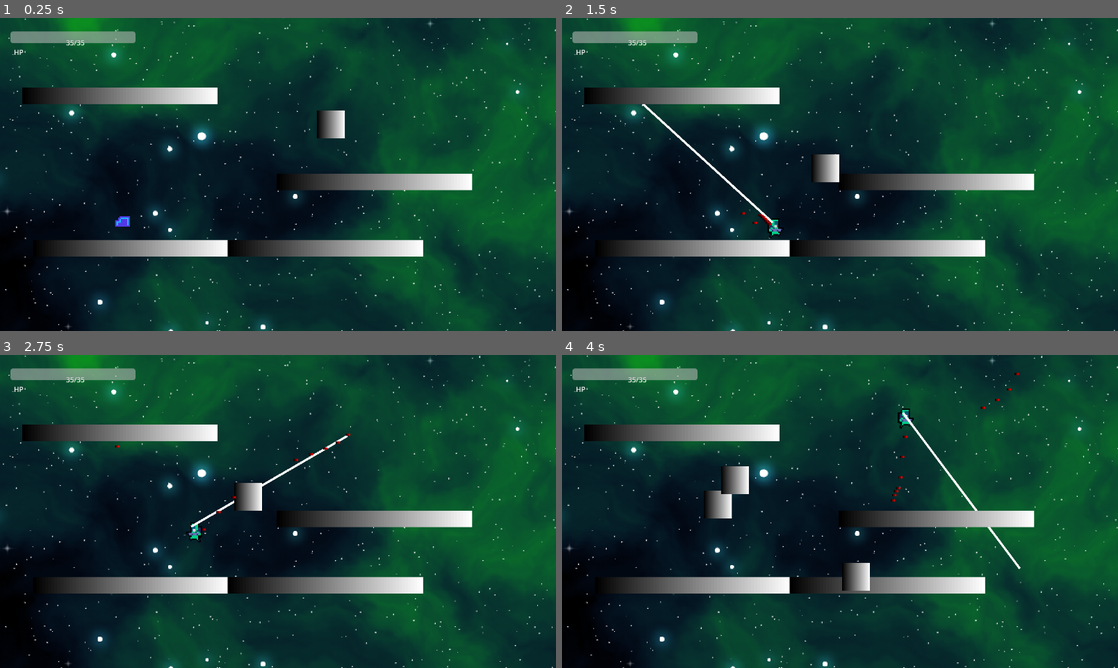
Above: before the commit, frames 1-4 (two rows, left to right).
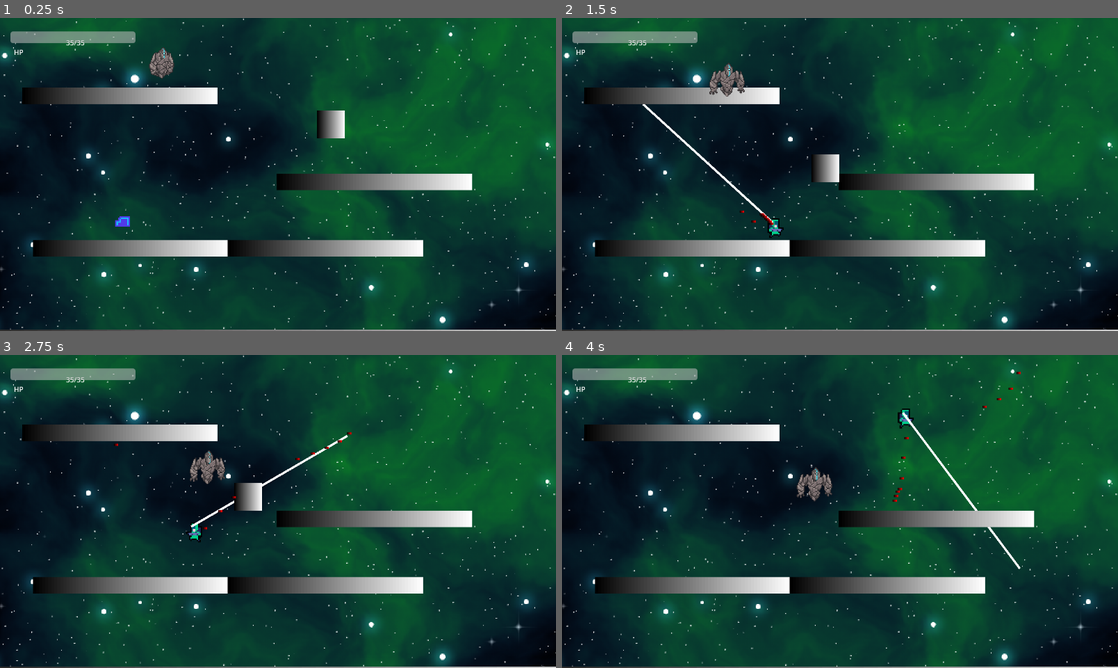
Above: after the commit, the same moments.

Repository: fer-hnndz/europa-game
Game: Godot game, scene res://scenes/TestScene.tscn
Two runs of this game, one before a commit and one after it. Both use one fixed random seed, a clock stepped at 60 frames per second and the inputs below.
Inputs (mouse positions are in pixels of both pictures, inside the frame that each line leads up to):
- Up to frame 1 (0.25 s): no input
- Up to frame 2 (1.5 s): tap Enter (ui_accept) at 0.5, 0.77 s; move the mouse to (962, 158) at 0.52 s; press the mouse at (962, 158) at 0.53 s; hold Right (ui_right) from 0.53 s (still down); move the mouse to (728, 190) at 1.27 s; release the mouse at (728, 190) at 1.28 s; click (728, 190) at 1.35 s
- Up to frame 3 (2.75 s): tap Enter (ui_accept) at 1.52 s; move the mouse to (333, 442) at 2.02 s; release Right (ui_right) at 2.03 s; press the mouse at (333, 442) at 2.03 s; hold Left (ui_left) from 2.03 s (still down)
- Up to frame 4 (4 s): move the mouse to (812, 574) at 2.77 s; release Left (ui_left) at 2.78 s; release the mouse at (812, 574) at 2.78 s; hold Right (ui_right) from 2.78 s (still down); click (812, 574) at 2.85 s; tap Enter (ui_accept) at 3.02, 3.77 s; move the mouse to (1006, 558) at 3.52 s; press the mouse at (1006, 558) at 3.53 s

The runs differ from the first frame. In frame 1, 37% of the frame differs, in the area x 0-100%, y 0-100%; in frame 2, 37%; in frame 3, 37%; in frame 4, 38%.

Commit message:
Se agrego enemigo golem

Diff:
--- a/scenes/TestScene.tscn
+++ b/scenes/TestScene.tscn
@@ -6,12 +6,17 @@
 [ext_resource type="PackedScene" uid="uid://d2n787c4rn0w2" path="res://scenes/characters/TestEnemy.tscn" id="3_1la1o"]
 [ext_resource type="Texture2D" uid="uid://djb6r1mikxhec" path="res://sprites/europa_bg.png" id="5_cgqab"]
 [ext_resource type="PackedScene" uid="uid://d1trffgcr05ky" path="res://scenes/menus/PlayerUI.tscn" id="6_u4f68"]
+[ext_resource type="PackedScene" uid="uid://ccileymwip7dk" path="res://scenes/characters/StoneGolem.tscn" id="7_hasi8"]
 
 [node name="TestScene" type="Node2D"]
 script = ExtResource("1_b8lxh")
 
 [node name="Player" parent="." instance=ExtResource("2_4vcyk")]
 position = Vector2(285, 497)
+
+[node name="PlayerUI" parent="." instance=ExtResource("6_u4f68")]
+offset_right = 1.0
+offset_bottom = 0.0
 
 [node name="TestPlatform" parent="." instance=ExtResource("1_chmcy")]
 position = Vector2(301, 530)
@@ -28,13 +33,29 @@
 [node name="TestPlatform4" parent="." instance=ExtResource("1_chmcy")]
 position = Vector2(749, 530)
 
+[node name="StoneGolem" parent="." instance=ExtResource("7_hasi8")]
+position = Vector2(374, 106)
+
+[node name="wall_left" parent="." instance=ExtResource("1_chmcy")]
+position = Vector2(-28, 377)
+rotation = 1.57079
+scale = Vector2(2.16, 1)
+
+[node name="wall_right" parent="." instance=ExtResource("1_chmcy")]
+position = Vector2(1308, 358)
+rotation = 1.57079
+scale = Vector2(2.16, 1)
+
+[node name="wall_top" parent="." instance=ExtResource("1_chmcy")]
+position = Vector2(3241.48, -60)
+scale = Vector2(20.7936, 1)
+
+[node name="wall_bot" parent="." instance=ExtResource("1_chmcy")]
+position = Vector2(663, 736)
+scale = Vector2(4.56, 1)
+
 [node name="EuropaBg" type="Sprite2D" parent="."]
 z_index = -1
-position = Vector2(749, 330)
+position = Vector2(595, 198)
 scale = Vector2(1.84, 1.84)
 texture = ExtResource("5_cgqab")
-
-[node name="PlayerUI" parent="." instance=ExtResource("6_u4f68")]
-z_index = 1
-offset_right = 1.0
-offset_bottom = 0.0
--- /dev/null
+++ b/scenes/characters/StoneGolem.gd
@@ -0,0 +1,60 @@
+extends CharacterBody2D
+var spawned = false
+var health = 82
+var player
+var SPEED = 2.2
+
+# Called when the node enters the scene tree for the first time.
+func _ready():
+	$AnimatedSprite2D.animation = "spawn"
+	$AnimatedSprite2D.frame = 0
+	$AnimatedSprite2D.play()
+	player = get_parent().get_node("Player")
+
+func add_damage(damage: float) -> void:
+	health -= damage
+	var t = Timer.new()
+
+	t.set_one_shot(true)
+	t.set_wait_time(0.5)
+
+	# No volver a empepzar animacion de damage si ya esta en proceso
+	if ($AnimatedSprite2D.animation == "damage"):
+		return
+
+	$AnimatedSprite2D.animation = "damage"
+	$AnimatedSprite2D.frame = 0
+	$AnimatedSprite2D.play()
+
+# Called every frame. 'delta' is the elapsed time since the previous frame.
+func _process(delta):
+
+	var finishedSpawnAnimation =$AnimatedSprite2D.frame == 7 and $AnimatedSprite2D.animation == "spawn"
+	var finishedDamageAnimation = $AnimatedSprite2D.frame == 3 and $AnimatedSprite2D.animation == "damage"
+
+	if (finishedSpawnAnimation):
+		$AnimatedSprite2D.animation = "idle"
+		$AnimatedSprite2D.frame = 0
+		$AnimatedSprite2D.play()
+		spawned = true
+
+	if (not spawned):
+		return
+
+	if (finishedDamageAnimation):
+		$AnimatedSprite2D.animation = "idle"
+		$AnimatedSprite2D.frame = 0
+		$AnimatedSprite2D.play()
+
+	if (health <= 0):
+		queue_free()
+		return
+
+	var player_pos = player.global_position
+	var velocity = global_position.direction_to(player_pos)
+
+	if not is_on_floor():
+		pass
+		#velocity.y += gravity * delta
+
+	move_and_collide(velocity * SPEED)
--- /dev/null
+++ b/scenes/characters/StoneGolem.tscn
@@ -0,0 +1,154 @@
+[gd_scene load_steps=21 format=3 uid="uid://ccileymwip7dk"]
+
+[ext_resource type="Texture2D" uid="uid://ilxgijol4b5j" path="res://sprites/stone_golem.png" id="1_4ohqy"]
+[ext_resource type="Script" path="res://scenes/characters/StoneGolem.gd" id="1_r70ab"]
+
+[sub_resource type="AtlasTexture" id="AtlasTexture_516st"]
+atlas = ExtResource("1_4ohqy")
+region = Rect2(0, 100, 100, 100)
+
+[sub_resource type="AtlasTexture" id="AtlasTexture_m7jt3"]
+atlas = ExtResource("1_4ohqy")
+region = Rect2(300, 100, 100, 100)
+
+[sub_resource type="AtlasTexture" id="AtlasTexture_fqk4w"]
+atlas = ExtResource("1_4ohqy")
+region = Rect2(400, 100, 100, 100)
+
+[sub_resource type="AtlasTexture" id="AtlasTexture_ktouk"]
+atlas = ExtResource("1_4ohqy")
+region = Rect2(700, 100, 100, 100)
+
+[sub_resource type="AtlasTexture" id="AtlasTexture_eweih"]
+atlas = ExtResource("1_4ohqy")
+region = Rect2(0, 0, 100, 100)
+
+[sub_resource type="AtlasTexture" id="AtlasTexture_hqyv6"]
+atlas = ExtResource("1_4ohqy")
+region = Rect2(100, 0, 100, 100)
+
+[sub_resource type="AtlasTexture" id="AtlasTexture_ny18t"]
+atlas = ExtResource("1_4ohqy")
+region = Rect2(200, 0, 100, 100)
+
+[sub_resource type="AtlasTexture" id="AtlasTexture_25v74"]
+atlas = ExtResource("1_4ohqy")
+region = Rect2(300, 0, 100, 100)
+
+[sub_resource type="AtlasTexture" id="AtlasTexture_3m3p6"]
+atlas = ExtResource("1_4ohqy")
+region = Rect2(700, 300, 100, 100)
+
+[sub_resource type="AtlasTexture" id="AtlasTexture_qp3qs"]
+atlas = ExtResource("1_4ohqy")
+region = Rect2(600, 300, 100, 100)
+
+[sub_resource type="AtlasTexture" id="AtlasTexture_f5tcc"]
+atlas = ExtResource("1_4ohqy")
+region = Rect2(500, 300, 100, 100)
+
+[sub_resource type="AtlasTexture" id="AtlasTexture_gfbuh"]
+atlas = ExtResource("1_4ohqy")
+region = Rect2(400, 300, 100, 100)
+
+[sub_resource type="AtlasTexture" id="AtlasTexture_kxf4k"]
+atlas = ExtResource("1_4ohqy")
+region = Rect2(300, 300, 100, 100)
+
+[sub_resource type="AtlasTexture" id="AtlasTexture_2kclf"]
+atlas = ExtResource("1_4ohqy")
+region = Rect2(200, 300, 100, 100)
+
+[sub_resource type="AtlasTexture" id="AtlasTexture_7xp8x"]
+atlas = ExtResource("1_4ohqy")
+region = Rect2(100, 300, 100, 100)
+
+[sub_resource type="AtlasTexture" id="AtlasTexture_l4wv5"]
+atlas = ExtResource("1_4ohqy")
+region = Rect2(0, 300, 100, 100)
+
+[sub_resource type="SpriteFrames" id="SpriteFrames_tkhw6"]
+animations = [{
+"frames": [{
+"duration": 1.0,
+"texture": SubResource("AtlasTexture_516st")
+}, {
+"duration": 1.0,
+"texture": SubResource("AtlasTexture_m7jt3")
+}, {
+"duration": 1.0,
+"texture": SubResource("AtlasTexture_fqk4w")
+}, {
+"duration": 1.0,
+"texture": SubResource("AtlasTexture_ktouk")
+}],
+"loop": false,
+"name": &"damage",
+"speed": 12.0
+}, {
+"frames": [{
+"duration": 1.0,
+"texture": SubResource("AtlasTexture_eweih")
+}, {
+"duration": 1.0,
+"texture": SubResource("AtlasTexture_hqyv6")
+}, {
+"duration": 1.0,
+"texture": SubResource("AtlasTexture_ny18t")
+}, {
+"duration": 1.0,
+"texture": SubResource("AtlasTexture_25v74")
+}],
+"loop": true,
+"name": &"idle",
+"speed": 5.0
+}, {
+"frames": [{
+"duration": 1.0,
+"texture": SubResource("AtlasTexture_3m3p6")
+}, {
+"duration": 1.0,
+"texture": SubResource("AtlasTexture_qp3qs")
+}, {
+"duration": 1.0,
+"texture": SubResource("AtlasTexture_f5tcc")
+}, {
+"duration": 1.0,
+"texture": SubResource("AtlasTexture_gfbuh")
+}, {
+"duration": 1.0,
+"texture": SubResource("AtlasTexture_kxf4k")
+}, {
+"duration": 1.0,
+"texture": SubResource("AtlasTexture_2kclf")
+}, {
+"duration": 1.0,
+"texture": SubResource("AtlasTexture_7xp8x")
+}, {
+"duration": 1.0,
+"texture": SubResource("AtlasTexture_l4wv5")
+}],
+"loop": false,
+"name": &"spawn",
+"speed": 6.0
+}]
+
+[sub_resource type="RectangleShape2D" id="RectangleShape2D_mg1pw"]
+size = Vector2(48, 46)
+
+[node name="StoneGolem" type="CharacterBody2D"]
+scale = Vector2(1.7, 1.7)
+collision_layer = 4
+collision_mask = 3
+script = ExtResource("1_r70ab")
+metadata/_edit_group_ = true
+
+[node name="AnimatedSprite2D" type="AnimatedSprite2D" parent="."]
+sprite_frames = SubResource("SpriteFrames_tkhw6")
+animation = &"damage"
+frame = 3
+frame_progress = 1.0
+
+[node name="CollisionShape2D" type="CollisionShape2D" parent="."]
+position = Vector2(-1, -3)
+shape = SubResource("RectangleShape2D_mg1pw")
--- a/scipts/Bullet.gd
+++ b/scipts/Bullet.gd
@@ -21,11 +21,6 @@
 	if (objective == null):
 		return
 
-
-	if (not $VisibleOnScreenNotifier2D.is_on_screen()):
-		# TODO: Verificar si se puede borrar la bala una vez no este en pantalla
-		return
-
 	var velocity = Vector2(0, 0)
 	if (not lastCollition):
 
@@ -42,7 +37,7 @@
 			return
 
 		if (col.get_class() == "CharacterBody2D"):
-			col.health -= damage
+			col.add_damage(damage)
 		queue_free()
 		return
 
--- a/scipts/TestSceneController.gd
+++ b/scipts/TestSceneController.gd
@@ -14,11 +14,12 @@
 		"enemies": [preload("res://scenes/characters/TestEnemy.tscn"),
 					preload("res://scenes/characters/TestEnemy.tscn"),
 					preload("res://scenes/characters/TestEnemy.tscn"),
-					preload("res://scenes/characters/TestEnemy.tscn"),
-					preload("res://scenes/characters/TestEnemy.tscn"),
-					preload("res://scenes/characters/TestEnemy.tscn"),
-					preload("res://scenes/characters/TestEnemy.tscn"),
-					preload("res://scenes/characters/TestEnemy.tscn")
+					preload("res://scenes/characters/StoneGolem.tscn"),
+					preload("res://scenes/characters/StoneGolem.tscn"),
+					preload("res://scenes/characters/StoneGolem.tscn"),
+					preload("res://scenes/characters/StoneGolem.tscn"),
+					preload("res://scenes/characters/StoneGolem.tscn"),
+
 		]
 	}
 }
Not shown: 1 places in scenes/TestScene.tscn that only renumber resources
Binary file added: sprites/stone_golem.png
Not shown, added: sprites/stone_golem.png.import
